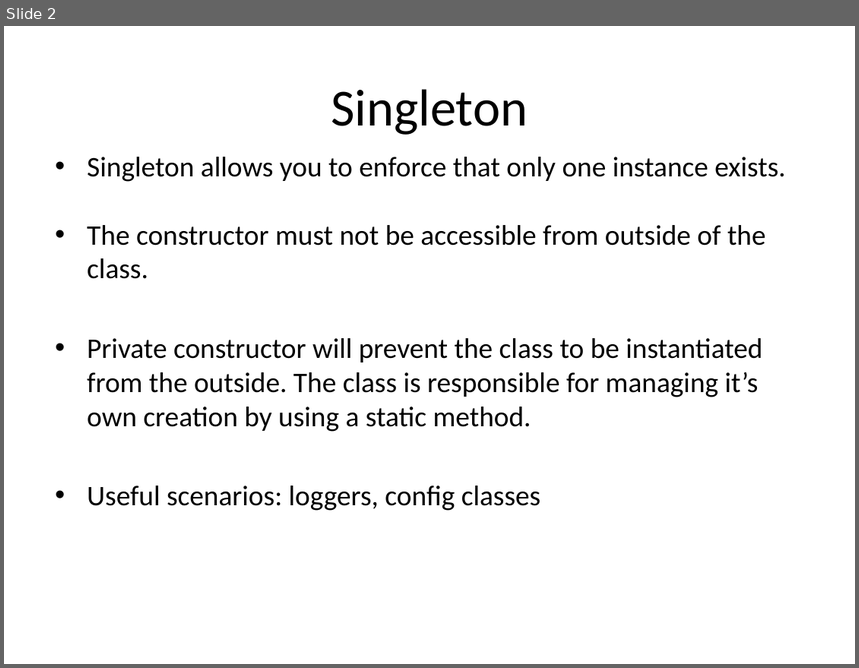
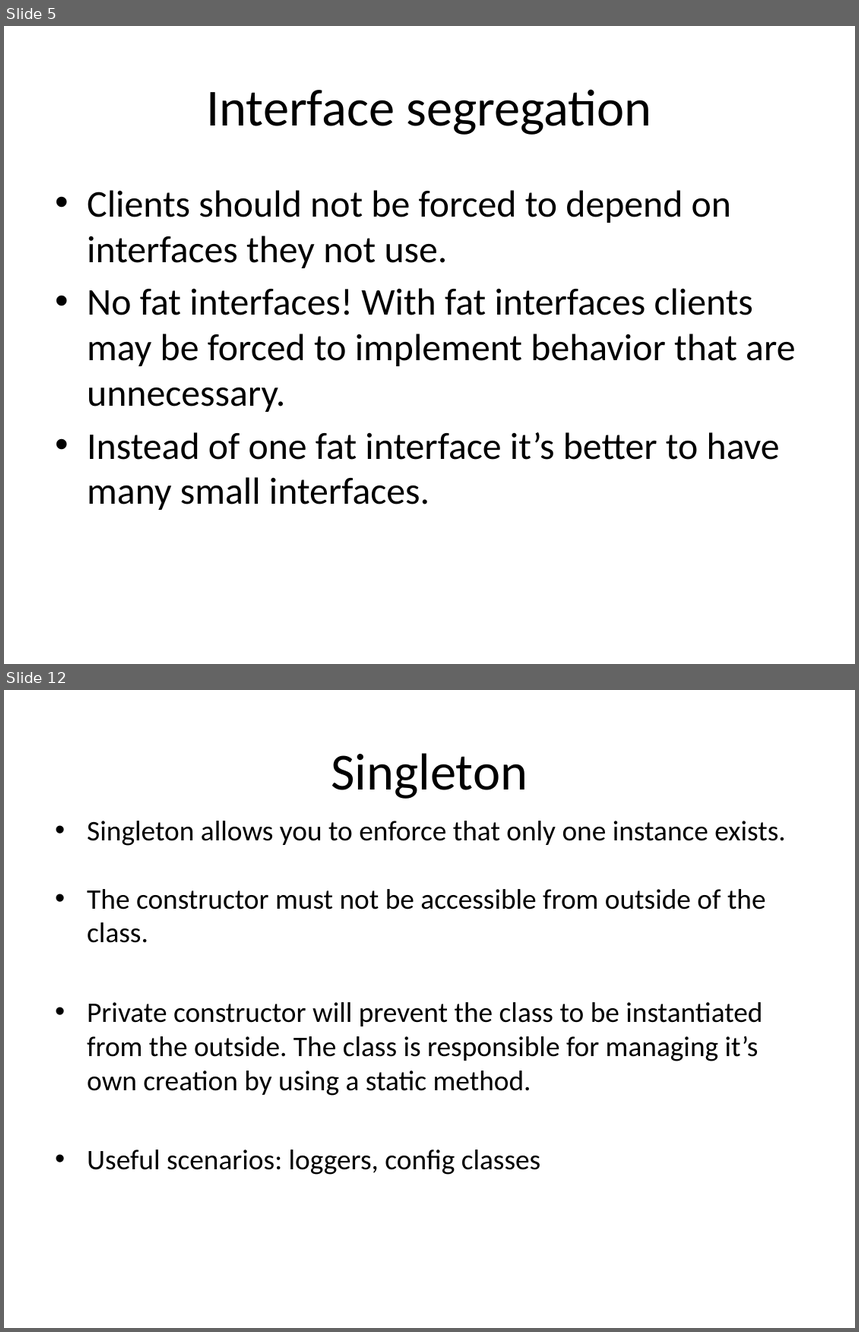
Before and after one commit to BBK-SDP-2015-kokamo01/Design-Patterns, a slide deck: slides/designPatterns.pptx. Shown one above the other, each under a label of ours: slide 2 before the commit, slides 5 and 12 after it; the slides between them are not shown. The pictures are 859x668 and 859x1332 pixels, drawn with LibreOffice and Linux fonts; fonts in the diff are those of the drawing. Boxes give left, top, right and bottom in pixels: in the first picture for what was removed or moved away, otherwise in the second. Text is boxed around its words. In the diff, an @@ line names an element or a change of style, - is before the commit and + after.

```diff
--- a/slides/designPatterns.pptx
+++ b/slides/designPatterns.pptx
@@ slide 5 added at <box>4,26,855,664</box>, background #FFFFFF @@
@@ title added at <box>206,89,652,135</box>, 44 pt, text #000000 @@
+Interface segregation
@@ text added at <box>87,190,795,510</box>, 32 pt, text #000000 @@
+• Clients should not be forced to depend on interfaces they not use.
+• No fat interfaces! With fat interfaces clients may be forced to implement behavior that are unnecessary.
+• Instead of one fat interface it’s better to have many small interfaces.
@@ what was slide 2 is now slide 12 @@
```
Also in this commit, not shown: 1 slide changed, 10 other slides added, 14 other files.
